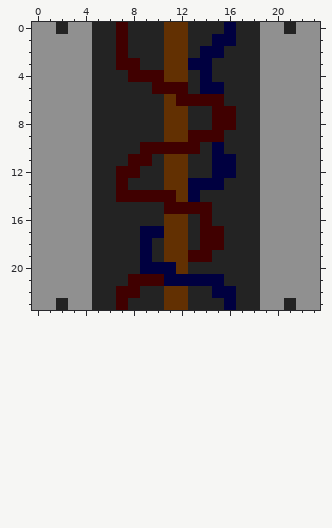
Two states of a pixel-art sprite, Level_Models/wall_vertical.png. The first picture shows the starting point.
The file is 24x24 pixels.
After the commit:
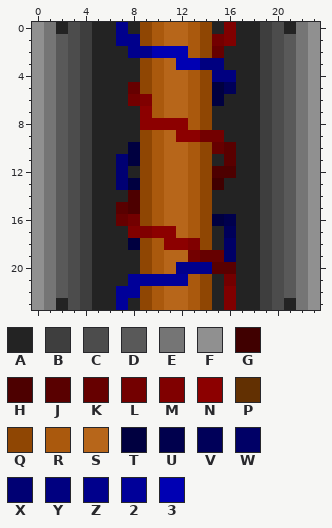
Palette (. is transparent): A #232323  B #3e3e3e  C #4c4c4c  D #595959  E #757575  F #909090  G #400000  H #4d0000  J #590000  K #660000  L #730000  M #800000  N #8c0000  P #623002  Q #8f4603  R #aa590d  S #b7661a  T #000040  U #00004d  V #000059  W #000066  X #000073  Y #000080  Z #00008c  2 #000099  3 #0000b3
The exact change:
Changed rows in their new state; - is an unchanged pixel.
first column x 1:
 0 E-CB--Z-QRSSRQ-M--BC-E
 1 EDCB--ZZQRSSRQLM--BCDE
 2 EDCB--AZZ333RQK---BCDE
 3 EDCB--AAQRS33YY---BCDE
 4 EDCB---AQRSSRQYY--BCDE
 5 EDCB---KQRSSRQ-V--BCDE
 6 EDCB---LMRSSRQT---BCDE
 7 EDCB----NRSSRQAA--BCDE
 8 EDCB----NNNNRQAA--BCDE
 9 EDCB----QRSNNLL---BCDE
10 EDCB---TQRSSRQKJ--BCDE
11 EDCB--XTQRSSRQAJ--BCDE
12 EDCB--XAQRSSRQHH--BCDE
13 EDCB--XTQRSSRQG---BCDE
14 EDCB--AHQRSSRQ----BCDE
15 EDCB--JHQRSSRQ----BCDE
16 EDCB--KLQRSSRQTU--BCDE
17 EDCB---MMNNSRQAV--BCDE
18 EDCB---TQRNNMQAW--BCDE
19 EDCB----QRSSLKKW--BCDE
20 EDCB----QRSZZZJJ--BCDE
21 EDCB---22222RQAL--BCDE
22 EDCB--22QRSSRQAM--BCDE
23 E-CB--2-QRSSRQ-M--BC-E
